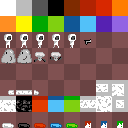
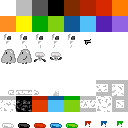
The second 128 x 128 image is a revision of the first. Changes to its layers:
added layer "White_paint" in group "Paintbuckets" over [53, 89, 59, 96]
hid group "BgGrid" (2 layers) over [0, 32, 128, 128]
